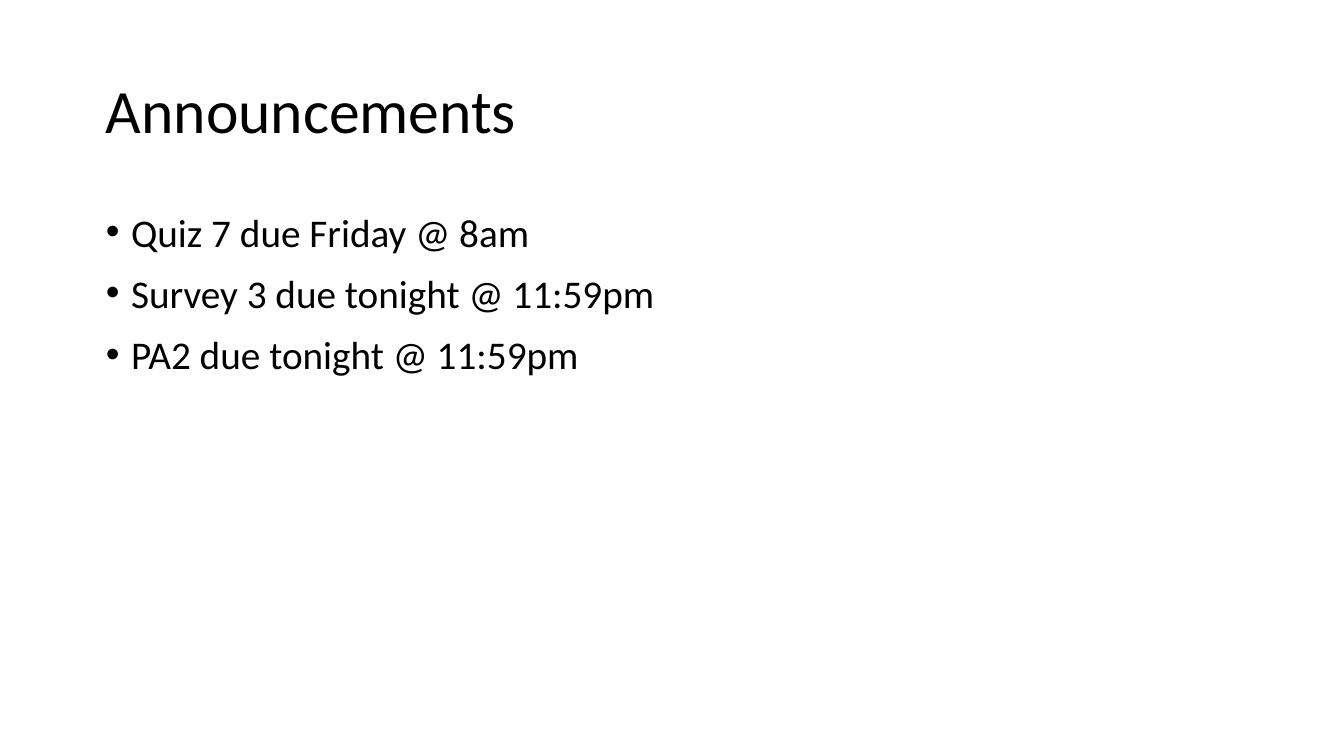
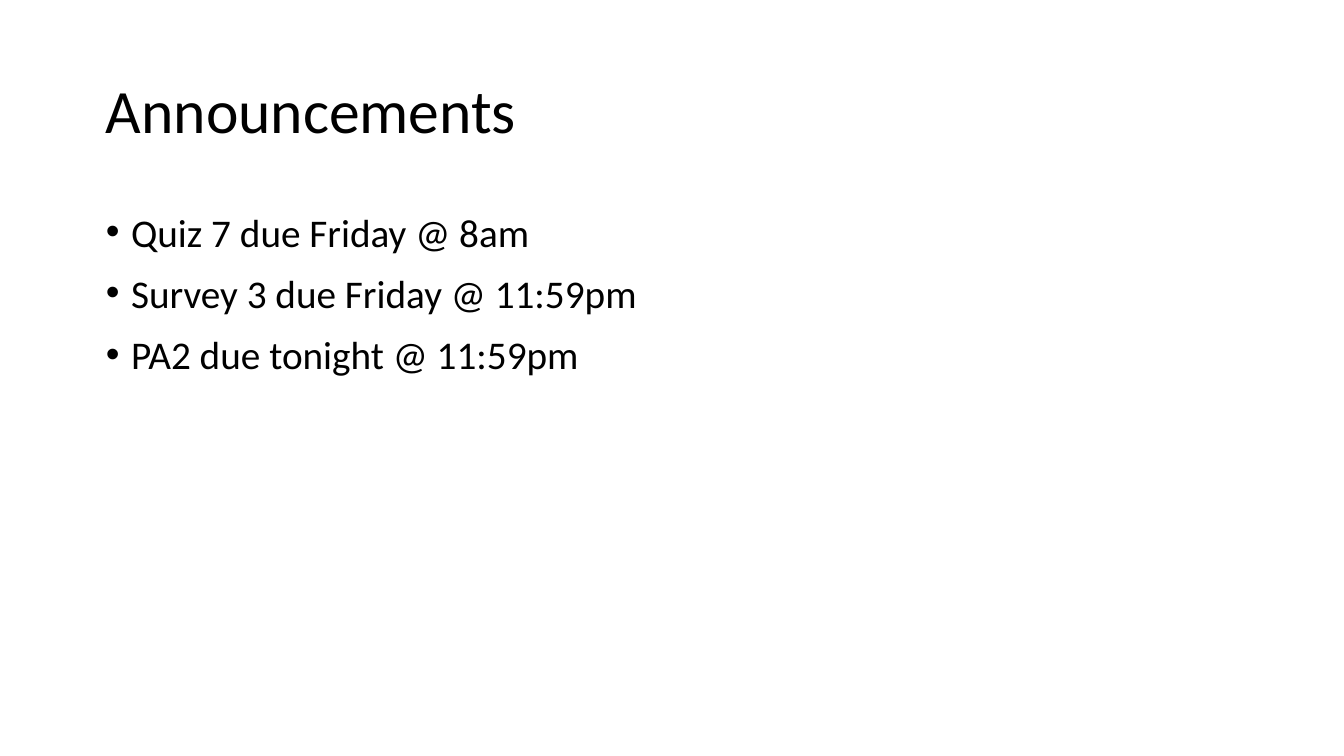
Before and after one commit to ucsd-cse12-w21/ucsd-cse12-w21.github.io, a slide deck: slide 2 of lectures/lecture-07/Lecture 7 - Live - B00/Lecture 07 - Lecture.pptx. Drawn at 1344x756 pixels with LibreOffice and Linux fonts; fonts in the diff are those of the drawing. Boxes give left, top, right and bottom in pixels: in the first picture for what was removed or moved away, otherwise in the second. Text is boxed around its words. In the diff, an @@ line names an element or a change of style, - is before the commit and + after.

Commit message:
survey 3

```diff
--- a/lectures/lecture-07/Lecture 7 - Live - B00/Lecture 07 - Lecture.pptx
+++ b/lectures/lecture-07/Lecture 7 - Live - B00/Lecture 07 - Lecture.pptx
@@ text at <box>131,280,637,315</box>: text changed @@
-• Survey 3 due tonight @ 11:59pm
+• Survey 3 due Friday @ 11:59pm
```
